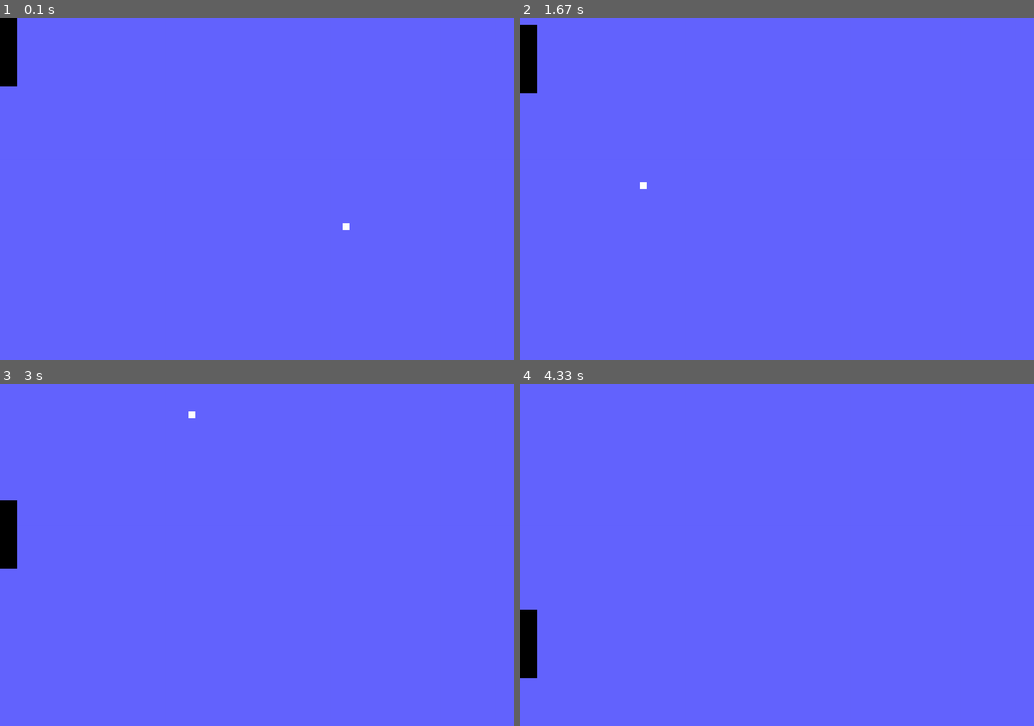
Above: before the commit, frames 1-4 (two rows, left to right).
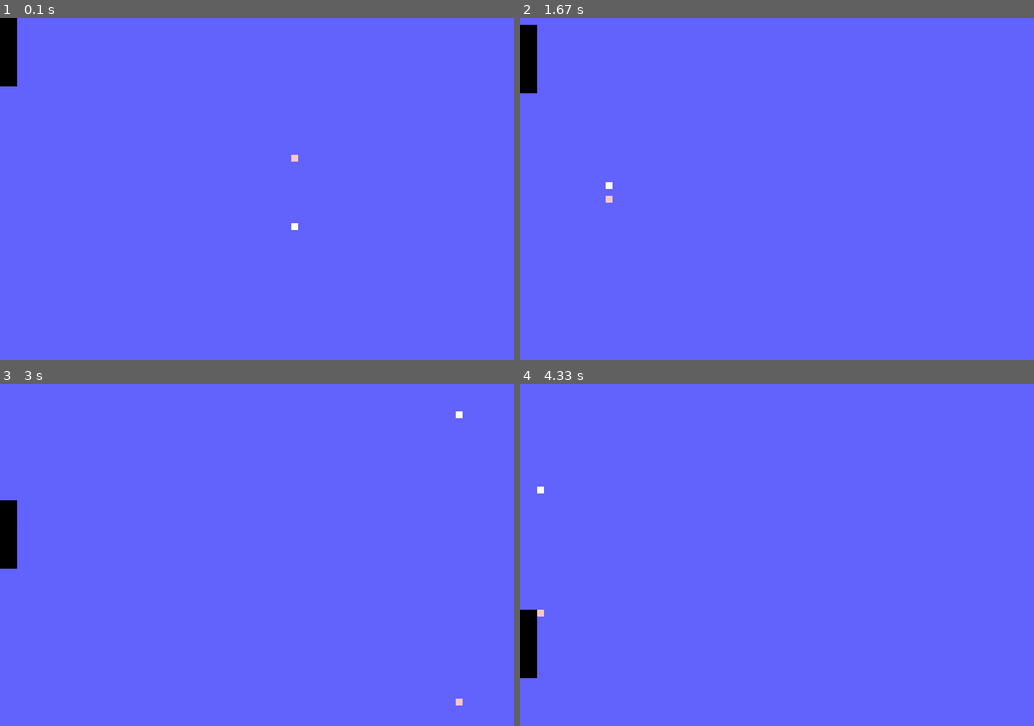
Above: after the commit, the same moments.

Repository: RobertFlores2728/Pong-Pygame
Game: pygame game, started from Pong/Scripts/Main.py
Same seed, same stepped clock (60 frames per second), same inputs: the game is played once before the commit and once after it.
Inputs:
- Up to frame 1 (0.1 s): no input
- Up to frame 2 (1.67 s): hold S 0.83-1.3 s; hold W from 1.33 s (still down)
- Up to frame 3 (3 s): release W at 1.7 s; hold S 1.73-2.1 s; hold W 2.13-2.43 s; hold S 2.47-2.77 s; hold W from 2.8 s (still down)
- Up to frame 4 (4.33 s): release W at 3.17 s; hold S 3.2-3.57 s; hold W 3.6-3.9 s; hold S 3.93-4.23 s; hold W from 4.27 s (still down)

The runs differ from the first frame. In frame 1, less than 0.1% of the frame differs, in the area x 56-68%, y 40-62%; in frame 2, less than 0.1%; in frame 3, less than 0.1%; in frame 4, less than 0.1%.

Commit message:
Added Ball.py
- moved ball to seperate class and py file

Diff:
--- /dev/null
+++ b/Pong/Scripts/Ball.py
@@ -0,0 +1,32 @@
+import sys, pygame
+
+class Ball:
+
+
+    def __init__(self, screen):
+        self.color = (255, 200, 200)
+        self.screen = screen
+
+        self.ballRect = pygame.Rect(int(screen.get_width() / 2), int(screen.get_height() / 2), 20, 20)
+        self.ballTravelX = 1  # should be 1 or -1 only. ball either goes left or right
+        self.ballTravelY = -1  # 1 = greatest curve, 0 = straight
+        self.ballSpeed = 10  # speed will increase with each hit
+
+    def draw(self):
+        # draw ball
+        pygame.draw.rect(self.screen, self.color, self.ballRect)
+
+    def move(self):
+        # ball boundaries check, bounce around walls
+        if self.ballRect.x > self.screen.get_width() - self.ballRect.width:
+            self.ballTravelX = -self.ballTravelX
+        if self.ballRect.x < 0:
+            self.ballTravelX = -self.ballTravelX
+        if self.ballRect.y > self.screen.get_height() - self.ballRect.height:
+            self.ballTravelY = -self.ballTravelY
+        if self.ballRect.y < 0:
+            self.ballTravelY = -self.ballTravelY
+
+        # move ball
+        self.ballRect.x += int(self.ballTravelX * self.ballSpeed)
+        self.ballRect.y += int(self.ballTravelY * self.ballSpeed)
--- a/Pong/Scripts/Main.py
+++ b/Pong/Scripts/Main.py
@@ -1,12 +1,18 @@
 import sys, pygame
 
+from Scripts.Ball import Ball
+
 pygame.init()
+
 
 
 
 def main():
     screen = pygame.display.set_mode((1500, 1000))  # screen is a Surface object
     clock = pygame.time.Clock()
+
+    # create ball object
+    ball1 = Ball(screen)
 
     blue = (100, 100, 255)
     black = (0, 0, 0)
@@ -16,7 +22,7 @@
     paddleSpeed = 20
 
     ballRect = pygame.Rect(int(screen.get_width() / 2), int(screen.get_height() / 2), 20, 20)
-    ballTravelX = 2.5  # should be 1 or -1 only. ball either goes left or right
+    ballTravelX = 1  # should be 1 or -1 only. ball either goes left or right
     ballTravelY = 1  # 1 = greatest curve, 0 = straight
     ballSpeed = 10  # speed will increase with each hit
 
@@ -55,12 +61,6 @@
         pygame.draw.rect(screen, black, paddleRect)
 
 
-        # move ball
-        ballRect.x += int(ballTravelX * ballSpeed)
-        ballRect.y += int(ballTravelY * ballSpeed)
-
-        # draw ball
-        pygame.draw.rect(screen, white, ballRect)
 
         # check paddle ball collision
         if paddleRect.colliderect(ballRect) and ballTravelX < 0:
@@ -71,7 +71,6 @@
             if ballTravelX > 2.5:
                 ballTravelX = 2.5
             print("Collision!")
-        print(ballTravelX)
 
         # ball boundaries check, bounce around walls
         if ballRect.x > screen.get_width() - ballRect.width:
@@ -83,6 +82,20 @@
         if ballRect.y < 0:
             ballTravelY = -ballTravelY
 
+        # move ball
+        ballRect.x += int(ballTravelX * ballSpeed)
+        ballRect.y += int(ballTravelY * ballSpeed)
+
+        # draw ball
+        pygame.draw.rect(screen, white, ballRect)
+
+
+        # move ball object
+        ball1.move()
+
+        # draw ball object
+        ball1.draw()
+
     return
 
 
